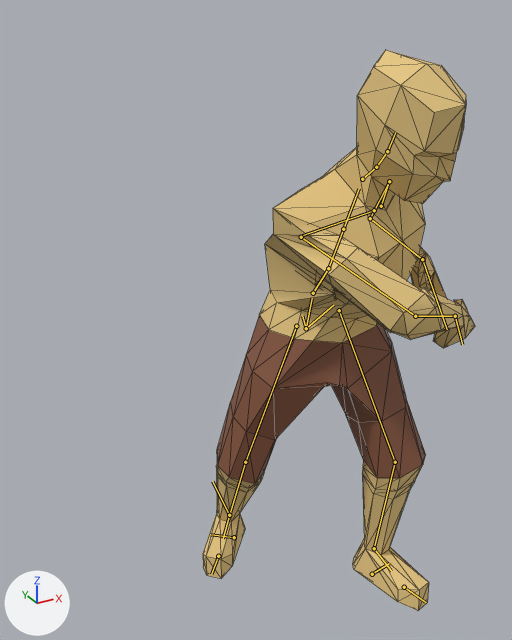
The glTF model assets/meshes/player/Player.glb: old version first, new version second.
Rendered twice from a 50 mm lens placed at (-1.075, -1.694, 1.743), pointed at (-0.145, -0.003, 0.898). The lights are fixed; the arrows at lower left show +X, +Y and +Z. The picture after the commit comes second. Both versions are drawn at frame 8 of the action 'attack_axe_light_1'; the numbers are the values there. The bones that change, and the others that lie on the model, are drawn over the model as lines. Mesh edges are drawn as thin lines.

Objects in the first picture: 'Player'.
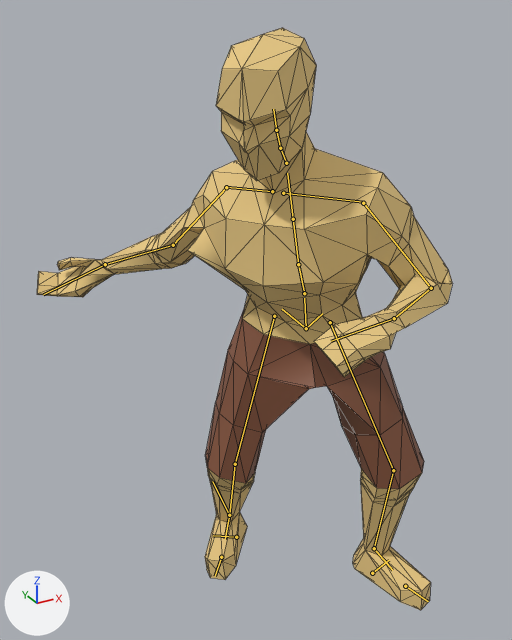
The edits, one by one:
Bone 'spine' (bone_spine) turns from (0, 9, 0) to (-6, -45, 15) degrees about its own x, y and z.
Bone 'spine.001' (bone_spine_001) turns from (28, 11, 7) to (18, -9, 1) degrees about its own x, y and z.
Bone 'upper_arm.L' (bone_upper_arm_l) turns from (-2, 3, 12) to (-1, -8, 9) degrees about its own x, y and z.
Bone 'hand.L' (bone_hand_l) turns from (-24, -23, -2) to (0, 58, 0) degrees about its own x, y and z.
Bone 'upper_arm.R' (bone_upper_arm_r) turns from (102, 13, -101) to (12, 31, -18) degrees about its own x, y and z.
Bone 'forearm.R' (bone_forearm_r) turns from (86, 41, 53) to (9, 13, -17) degrees about its own x, y and z.
Bone 'hand.R' (bone_hand_r) turns from (-46, 51, -36) to (16, 112, 14) degrees about its own x, y and z.
Bone 'thigh.L' (bone_thigh_l) turns from (-25, 5, 1) to (-3, -50, -17) degrees about its own x, y and z.
Bone 'thigh.R' (bone_thigh_r) turns from (17, 37, 19) to (-10, -16, 7) degrees about its own x, y and z.
Bone 'shin.R' (bone_shin_r) turns from (11, 0, -3) to (22, 1, -5) degrees about its own x, y and z.

Boxes (x1, y1, x2, y2) around the edits, measured in the pictures (512 x 640 px):
'Player', posed (52% wider)
    before: (203, 50, 475, 611)
    after: (37, 28, 452, 610)
bone 'spine', root to tip
    before: (306, 328) to (312, 298)
    after: (306, 328) to (304, 298)
bone 'spine.001', root to tip
    before: (313, 293) to (328, 268)
    after: (304, 293) to (298, 264)
bone 'upper_arm.L', root to tip
    before: (389, 181) to (370, 218)
    after: (363, 203) to (431, 288)
bone 'hand.L', root to tip
    before: (422, 259) to (447, 329)
    after: (394, 318) to (331, 341)
bone 'upper_arm.R', root to tip
    before: (301, 237) to (415, 316)
    after: (226, 187) to (173, 245)
bone 'forearm.R', root to tip
    before: (415, 316) to (455, 316)
    after: (173, 245) to (105, 264)
bone 'hand.R', root to tip
    before: (455, 316) to (462, 344)
    after: (105, 264) to (43, 294)
bone 'thigh.L', root to tip
    before: (339, 310) to (395, 462)
    after: (330, 322) to (393, 470)
bone 'thigh.R', root to tip
    before: (296, 326) to (245, 462)
    after: (274, 316) to (235, 464)
bone 'shin.R', root to tip
    before: (245, 462) to (229, 515)
    after: (235, 464) to (229, 515)
